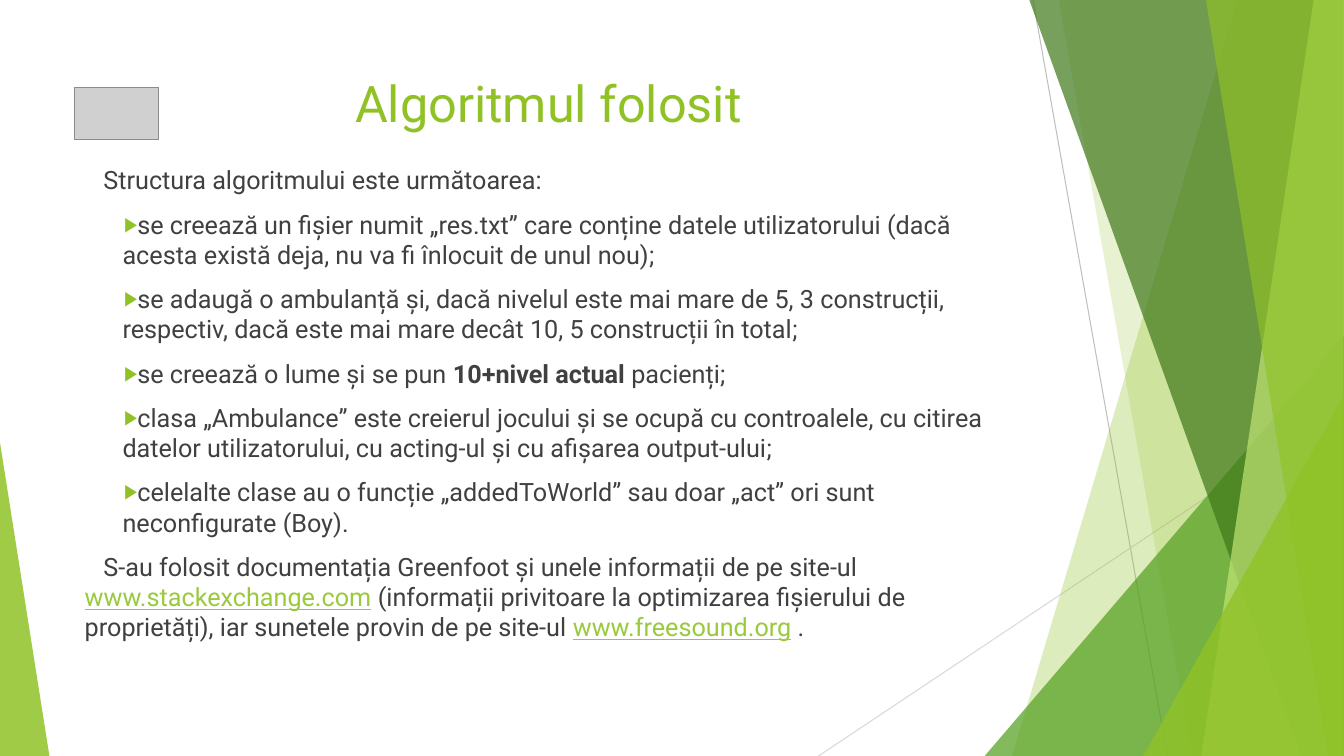
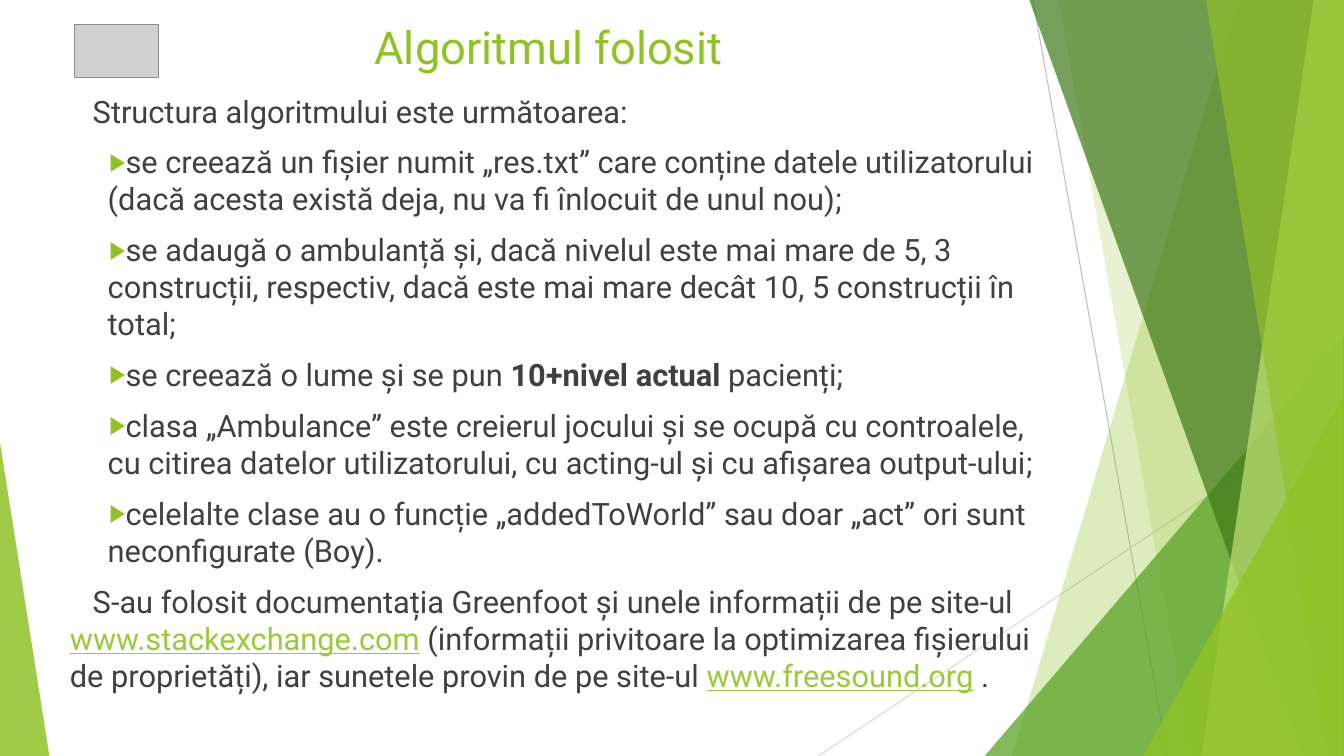
Before and after one commit to minealex2244/Fasty, a slide deck: slide 4 of Fasty.pptx. Drawn at 1344x756 pixels with LibreOffice and Linux fonts; fonts in the diff are those of the drawing; grey boxes stand for pictures. Boxes give left, top, right and bottom in pixels: in the first picture for what was removed or moved away, otherwise in the second. Text is boxed around its words. In the diff, an @@ line names an element or a change of style, - is before the commit and + after.

```diff
--- a/Fasty.pptx
+++ b/Fasty.pptx
@@ picture: place and size @@
-picture at <box>75,88,158,140</box>
+picture at <box>75,24,158,77</box>
@@ title "Algoritmul folosit": place and size @@
-title "Algoritmul folosit" at <box>355,83,742,133</box>
+title "Algoritmul folosit" at <box>374,29,723,74</box>
@@ title "Algoritmul folosit" at <box>374,29,723,74</box>: size 36 to 32.4 pt @@
@@ text "Structura algoritmului este următoarea:": place and size @@
-text "Structura algoritmului este următoarea:" at <box>85,170,982,642</box>
+text "Structura algoritmului este următoarea:" at <box>70,100,1033,695</box>
@@ text "Structura algoritmului este următoarea:" at <box>70,100,1033,695</box>: size 18 to 22 pt @@
```
Also in this commit, not shown: 7 other slides changed.
